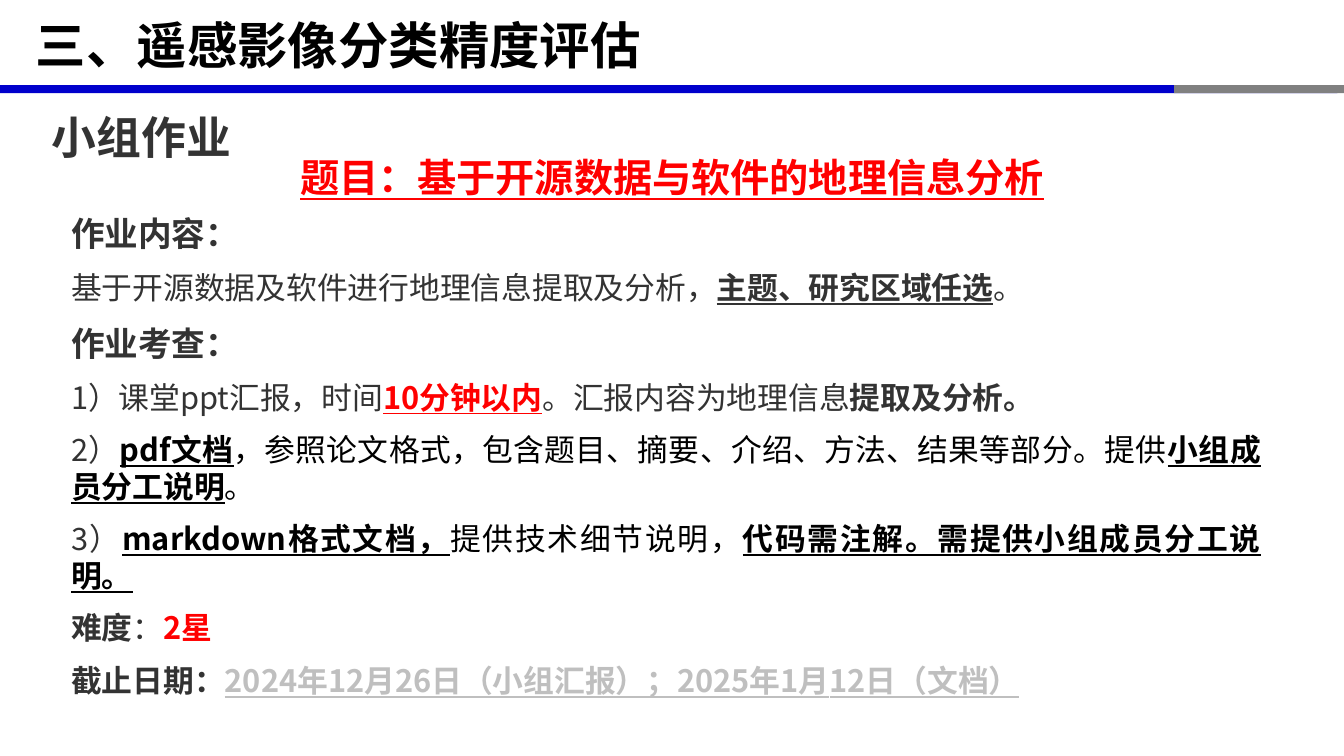
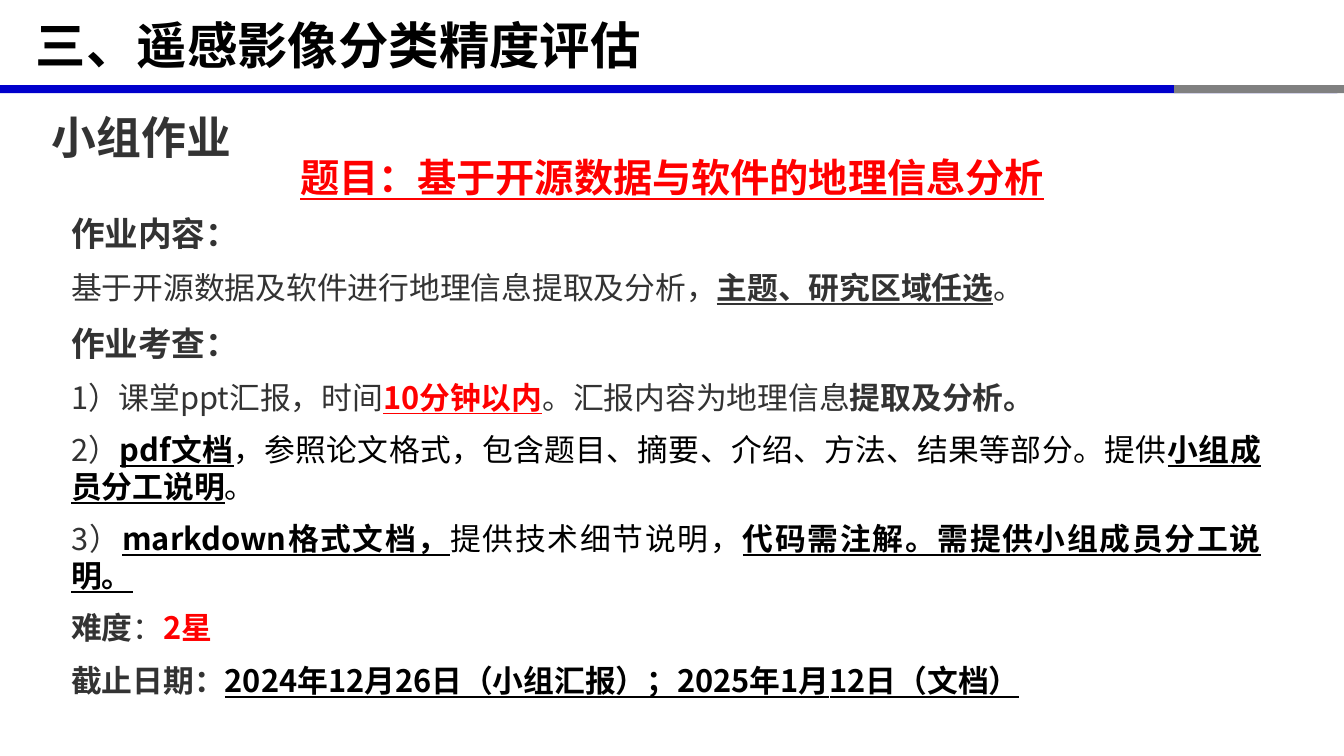
Before and after one commit to xinluo2018/open-source-gis-course, a slide deck: slide 15 of 第7章-机器学习与遥感信息提取-8课时/第7章-机器学习与遥感信息提取.pptx (slide 14 before the commit). Drawn at 1344x756 pixels with LibreOffice and Linux fonts; fonts in the diff are those of the drawing. Boxes give left, top, right and bottom in pixels: in the first picture for what was removed or moved away, otherwise in the second. Text is boxed around its words. In the diff, an @@ line names an element or a change of style, - is before the commit and + after.

```diff
--- a/第7章-机器学习与遥感信息提取-8课时/第7章-机器学习与遥感信息提取.pptx
+++ b/第7章-机器学习与遥感信息提取-8课时/第7章-机器学习与遥感信息提取.pptx
@@ text at (71, 665, 1019, 698): text colour #BFBFBF to #000000 in "截止日期：2024年12月26日（小组汇报）；2025年1月12日（文档）" @@
```
Also in this commit, not shown: 1 slide added, 13 other files.
